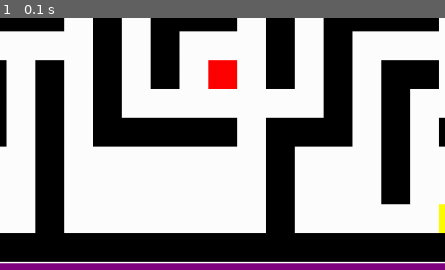
Above: before the commit, frame 1.
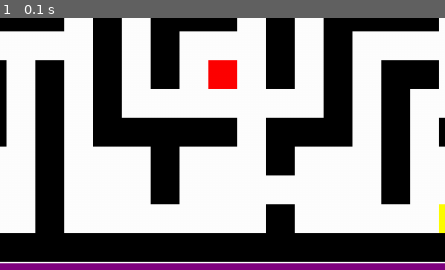
Above: after the commit, the same moment.

Repository: nicodemus23/Python
Game: pygame game, started from MazeGame.py
Two runs of this game, one before a commit and one after it. Both use one fixed random seed, a clock stepped at 60 frames per second and the inputs below.
Inputs:
- Up to frame 1 (0.1 s): no input
The pictures show only the part of the screen within x 10-60%, y 50-100%; the shares and areas given below are measured in that part.

The runs differ from the first frame. In frame 1, 2.4% of the frame differs, in the area x 33-67%, y 50-75%.

Commit message:
Made some adjustments to the maze and moved the bottom corner police car to where it wasn't at too much of an advantage.

Diff:
--- a/MazeGame.py
+++ b/MazeGame.py
@@ -35,8 +35,8 @@
     [1, 0, 1, 0, 1, 0, 1, 0, 1, 0, 0, 0, 1, 0, 1, 0, 1, 1, 0, 1],
     [1, 0, 1, 0, 1, 0, 1, 0, 0, 0, 0, 0, 0, 0, 1, 0, 1, 0, 0, 1],
     [1, 0, 1, 0, 1, 0, 1, 1, 1, 1, 1, 0, 1, 1, 1, 0, 1, 0, 1, 1],
-    [1, 0, 0, 0, 1, 0, 0, 0, 0, 0, 0, 0, 1, 0, 0, 0, 1, 0, 0, 1],
-    [1, 0, 0, 0, 1, 0, 0, 0, 0, 0, 0, 0, 1, 0, 0, 0, 1, 0, 0, 1],
+    [1, 0, 0, 0, 1, 0, 0, 0, 1, 0, 0, 0, 1, 0, 0, 0, 1, 0, 0, 1],
+    [1, 0, 0, 0, 1, 0, 0, 0, 1, 0, 0, 0, 0, 0, 0, 0, 1, 0, 0, 1],
     [1, 0, 0, 0, 1, 0, 0, 0, 0, 0, 0, 0, 1, 0, 0, 0, 0, 0, 2, 1],
     [1, 1, 1, 1, 1, 1, 1, 1, 1, 1, 1, 1, 1, 1, 1, 1, 1, 1, 1, 1] # row 16
 ]   # columns: 20, rows: 17
@@ -99,8 +99,8 @@
     y = rect[1] + 8
     for line in lines:
         text_surface = font.render(line, True, color)
-        surface.blit(text_surface, (rect[0] + 12, y))
-        y += font.get_height()
+        surface.blit(text_surface, (rect[0] + 12, y)) # https://realpython.com/lessons/using-blit-and-flip/#:~:text=blit()%20is%20how%20you,Surface%20%2C%20that's%20not%20a%20problem.
+        y += font.get_height() # move down one line
 
 # resets the game when the player wins or loses (resets the player and cube positions)
 def reset_game():
@@ -166,7 +166,7 @@
     if player_x == cube_x and player_y == cube_y:
         cube_rescued = True
         #police_positions = [(1 * cell_size, 1 * cell_size), (1* cell_size, 18 * cell_size), (16 * cell_size, 1 * cell_size), (16 * cell_size, 18 * cell_size)]
-        police_positions = [(1, 1), (1, 16), (15, 1), (15, 16)]
+        police_positions = [(1, 1), (1, 16), (15, 1), (15, 11)]
 
     # move cube with player (if cube is rescued)
     if cube_rescued:
